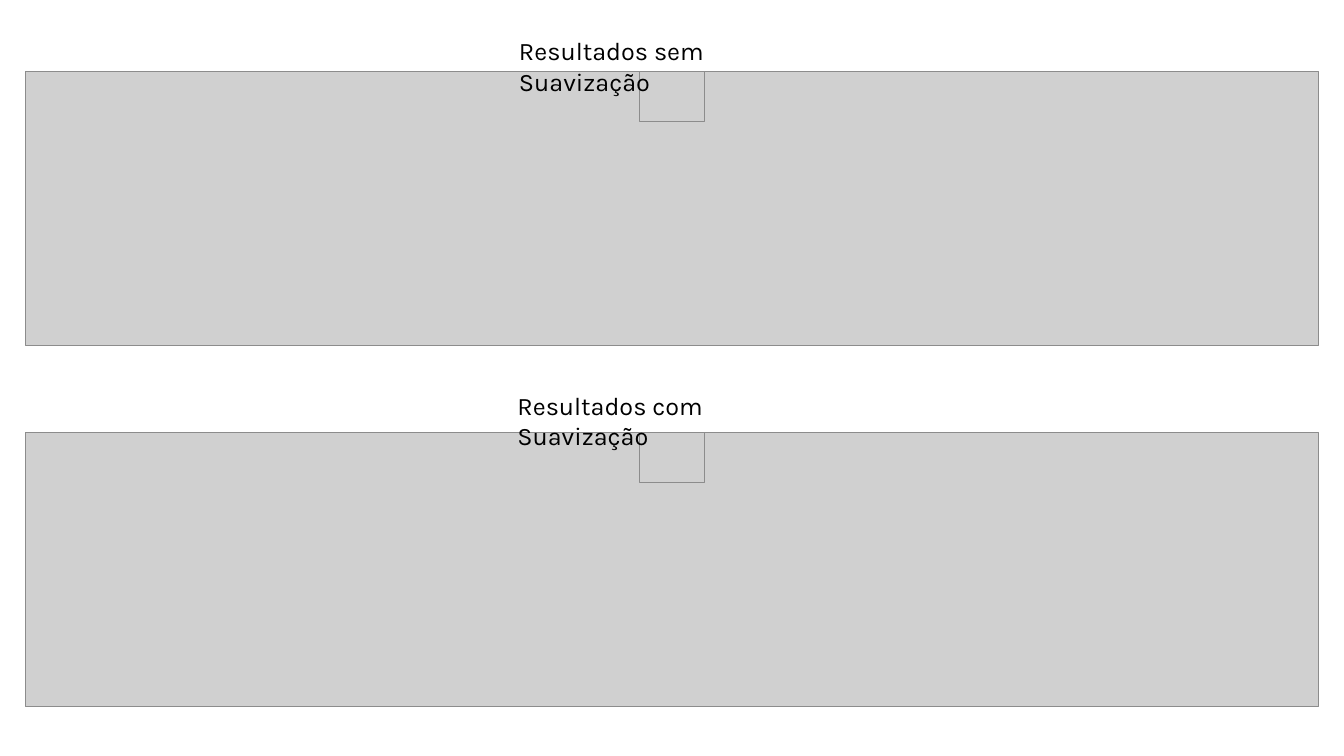
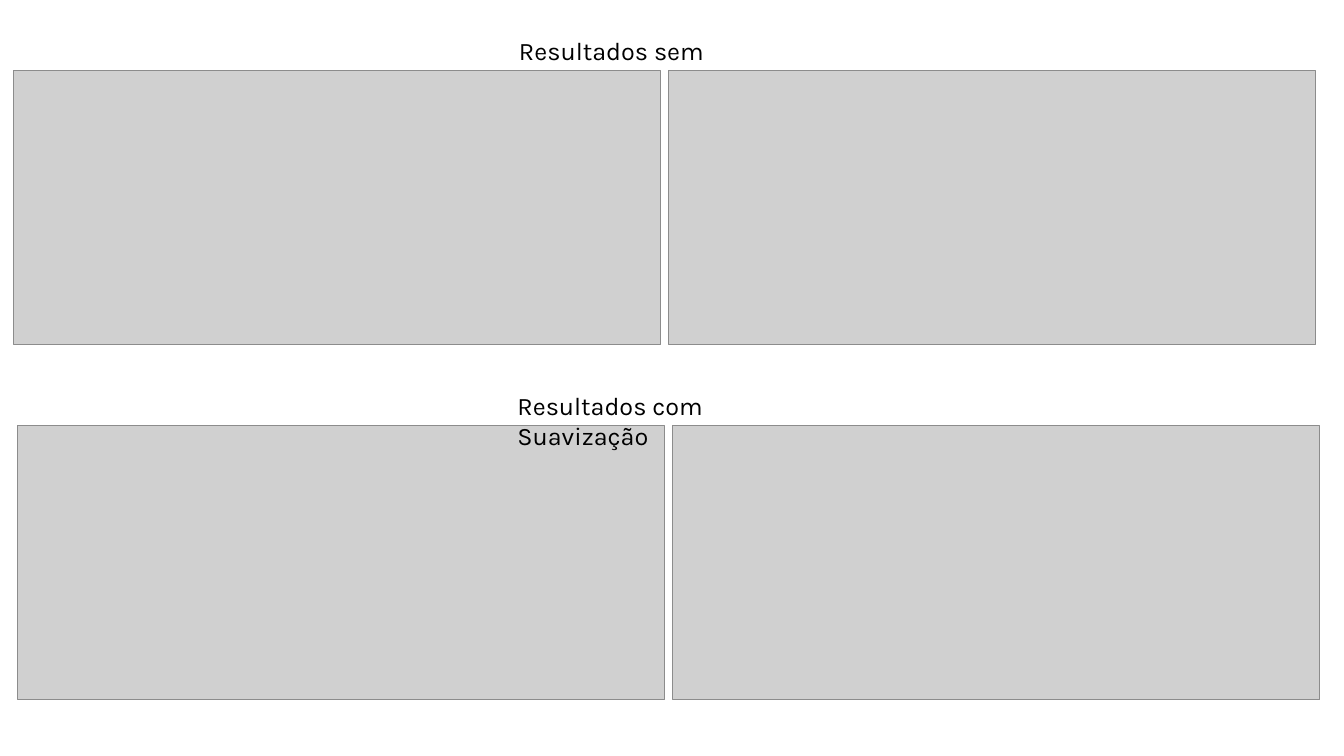
Before and after one commit to murilloabs/Master_Dissertation, a slide deck: slide 13 of DISSERTACAO/figuras/figures.pptx. Drawn at 1344x756 pixels with LibreOffice and Linux fonts; fonts in the diff are those of the drawing; grey boxes stand for pictures. Boxes give left, top, right and bottom in pixels: in the first picture for what was removed or moved away, otherwise in the second. Text is boxed around its words. In the diff, an @@ line names an element or a change of style, - is before the commit and + after.

```diff
--- a/DISSERTACAO/figuras/figures.pptx
+++ b/DISSERTACAO/figuras/figures.pptx
@@ picture added at [14,71,661,345] @@
@@ picture removed at [25,72,1320,346] @@
@@ picture removed at [640,72,705,122] @@
@@ picture added at [668,71,1316,345] @@
@@ picture: place and size @@
-picture at [25,433,1320,707]
+picture at [18,425,665,700]
@@ picture removed at [640,433,705,483] @@
@@ picture added at [673,425,1320,700] @@
```
Also in this commit, not shown: 20 other files.
